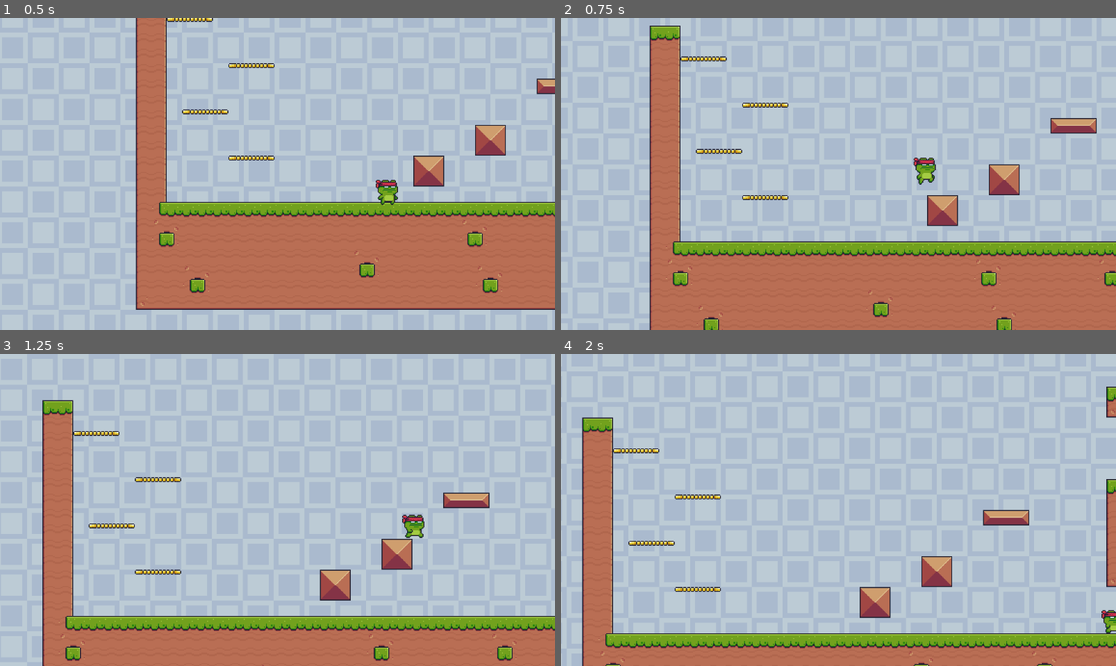
Above: before the commit, frames 1-4 (two rows, left to right).
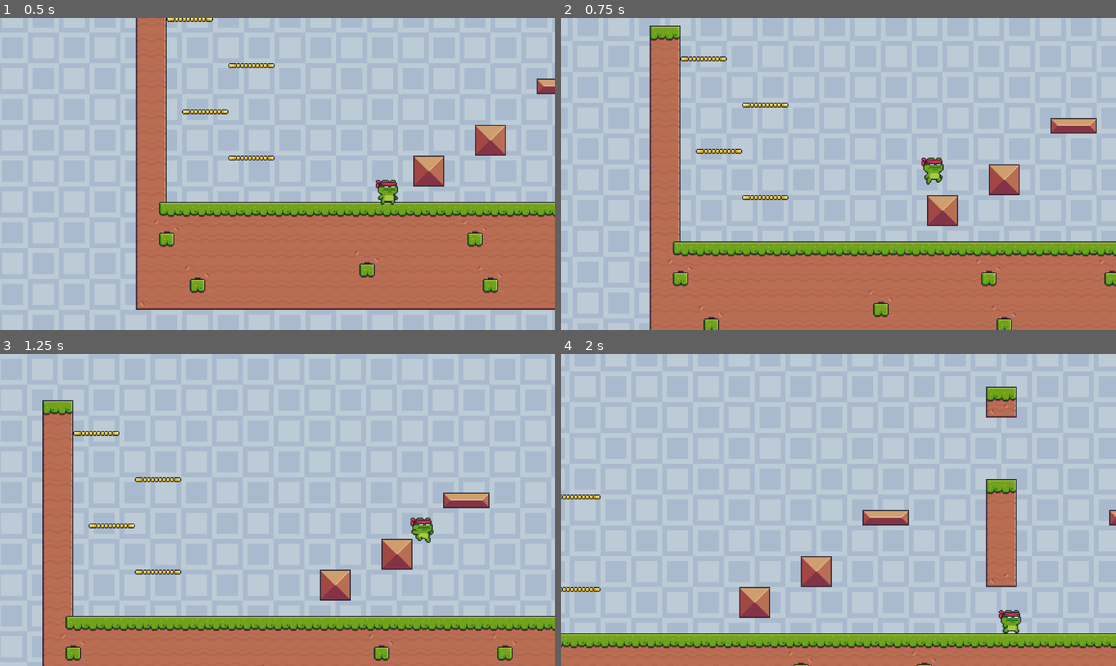
Above: after the commit, the same moments.

Repository: 3ps1ll0n/SimplePlatformer
Game: Godot game, scene res://Scenes/Game.tscn
Same seed, same stepped clock (60 frames per second), same inputs: the game is played once before the commit and once after it.
Inputs:
- Up to frame 1 (0.5 s): no input
- Up to frame 2 (0.75 s): hold Right (Right) from 0.53 s (still down); hold Space (Jump) from 0.53 s (still down)
- Up to frame 3 (1.25 s): keep holding Right (Right); keep holding Space (Jump)
- Up to frame 4 (2 s): keep holding Right (Right); release Space (Jump) at 1.28 s; tap Shift (Dash) at 1.35 s; tap Space (Jump) at 1.52, 1.55, 1.82 s

Frame 1 is identical in both runs. In frame 2, 0.3% of the frame differs, in the area x 63-69%, y 44-54%; in frame 3, 0.4%; in frame 4, 13%, in the area x 0-100%, y 10-100%.

Commit message:
Travail sur momentum
probleme avec la gauche vs la droite

Diff:
--- a/Scripts/player.gd
+++ b/Scripts/player.gd
@@ -30,8 +30,9 @@
 	if not is_on_floor():
 		able_to_jump = false
 		velocity.y += gravity * delta
+
 	# Handle jump.
-	if Input.is_action_just_pressed("Jump") and able_to_jump and not is_dashing:
+	if Input.is_action_just_pressed("Jump") and able_to_jump:
 		velocity.y = jump_velocity
 		is_dashing = false
 		is_jumping = true
@@ -50,10 +51,20 @@
 
 
 	# Normal movement (only if not dashing)
-	if not is_dashing:
-		velocity.x = move_toward(velocity.x, input_direction.x * speed, speed * acceleration)
-		if input_direction.x == 0:
-			velocity.x = move_toward(velocity.x, 0, speed * deceleration)
+	if is_on_floor():
+		if not is_dashing:
+			velocity.x = move_toward(velocity.x, input_direction.x * speed, speed * acceleration)
+			if input_direction.x == 0:
+				velocity.x = move_toward(velocity.x, 0, speed * deceleration)
+	else:
+		if not is_dashing:
+			if velocity.x < input_direction.x * speed:
+				velocity.x = move_toward(velocity.x, input_direction.x * speed, speed)
+				if input_direction.x == 0:
+					velocity.x = move_toward(velocity.x, 0, speed * deceleration * 0.001)
+
+
+
 
 	# Dash activation
 	if Input.is_action_just_pressed("Dash") and not is_dashing and able_to_dash:
